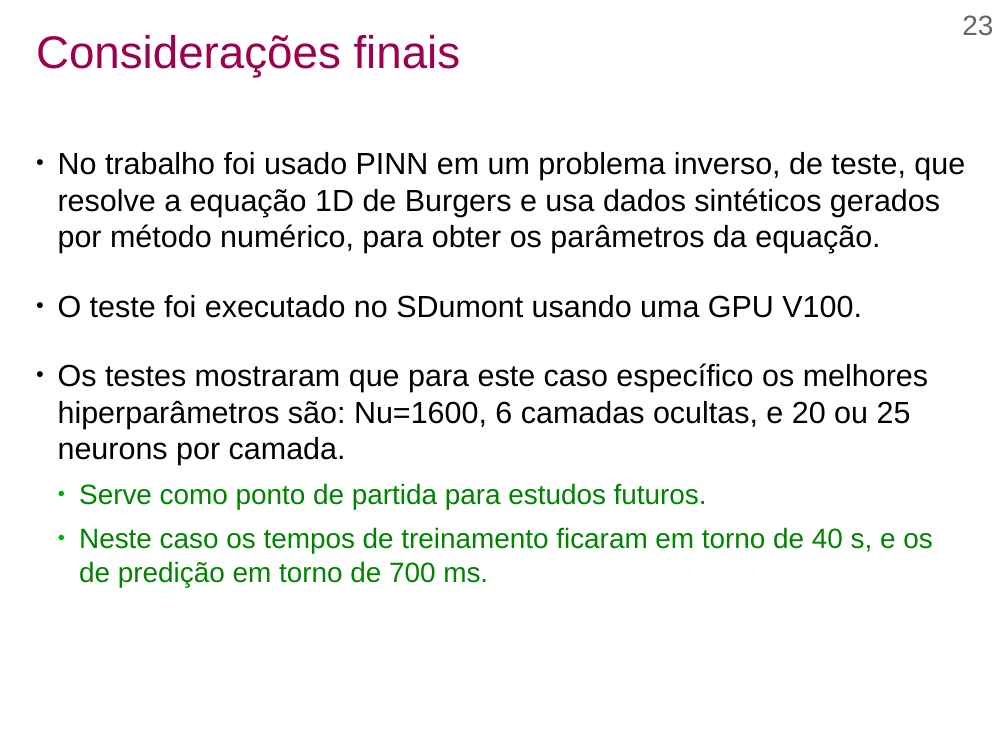
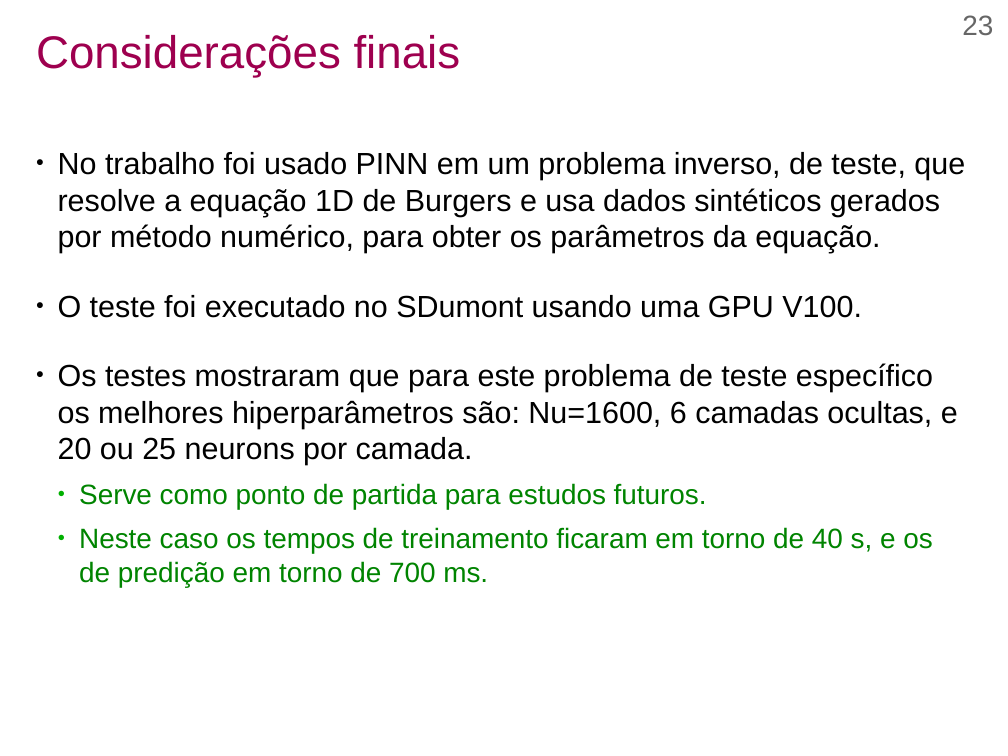
Before and after one commit to efurlanm/425, a slide deck: slide 23 of preentation-425-projetct-231201.odp. Drawn at 1008x756 pixels with LibreOffice and Linux fonts; fonts in the diff are those of the drawing; background and template pictures are left out. Boxes give left, top, right and bottom in pixels: in the first picture for what was removed or moved away, otherwise in the second. Text is boxed around its words. In the diff, an @@ line names an element or a change of style, - is before the commit and + after.

```diff
--- a/preentation-425-projetct-231201.odp
+++ b/preentation-425-projetct-231201.odp
@@ text at box(58, 363, 958, 465): text changed @@
-● Os testes mostraram que para este caso específico os melhores hiperparâmetros são: Nu=1600, 6 camadas ocultas, e 20 ou 25 neurons por camada.
+● Os testes mostraram que para este problema de teste específico os melhores hiperparâmetros são: Nu=1600, 6 camadas ocultas, e 20 ou 25 neurons por camada.
```
Also in this commit, not shown: 1 other slide changed, 2 other files.
